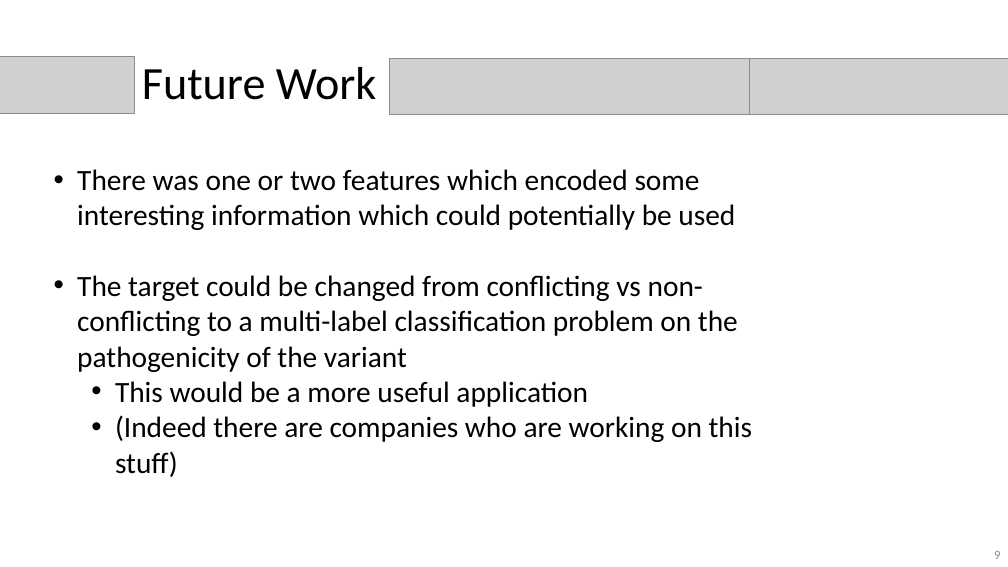
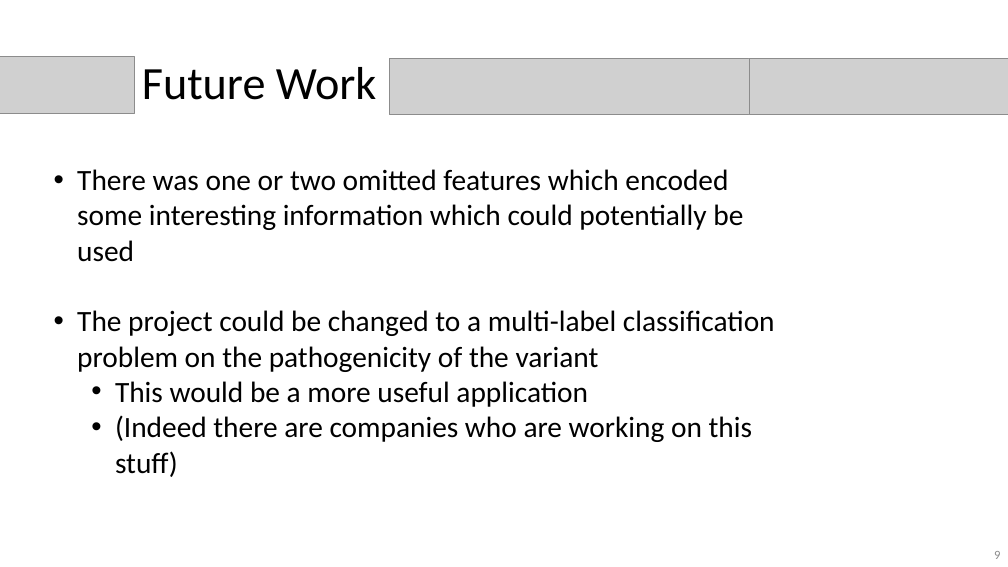
Before and after one commit to nkinnaird/GeneticVariantClassification, a slide deck: slide 9 of Presentation/GeneticVariantClassificationPres.pptx. Drawn at 1008x567 pixels with LibreOffice and Linux fonts; fonts in the diff are those of the drawing; grey boxes stand for pictures. Boxes give left, top, right and bottom in pixels: in the first picture for what was removed or moved away, otherwise in the second. Text is boxed around its words. In the diff, an @@ line names an element or a change of style, - is before the commit and + after.

Commit message:
Updates to presentation.

```diff
--- a/Presentation/GeneticVariantClassificationPres.pptx
+++ b/Presentation/GeneticVariantClassificationPres.pptx
@@ text at (x1=77, y1=169, x2=775, y2=372): text changed @@
-• There was one or two features which encoded some interesting information which could potentially be used
-• The target could be changed from conflicting vs non-conflicting to a multi-label classification problem on the pathogenicity of the variant
+• There was one or two omitted features which encoded some interesting information which could potentially be used
+• The project could be changed to a multi-label classification problem on the pathogenicity of the variant
```
Also in this commit, not shown: 4 other slides changed, 1 other file.
